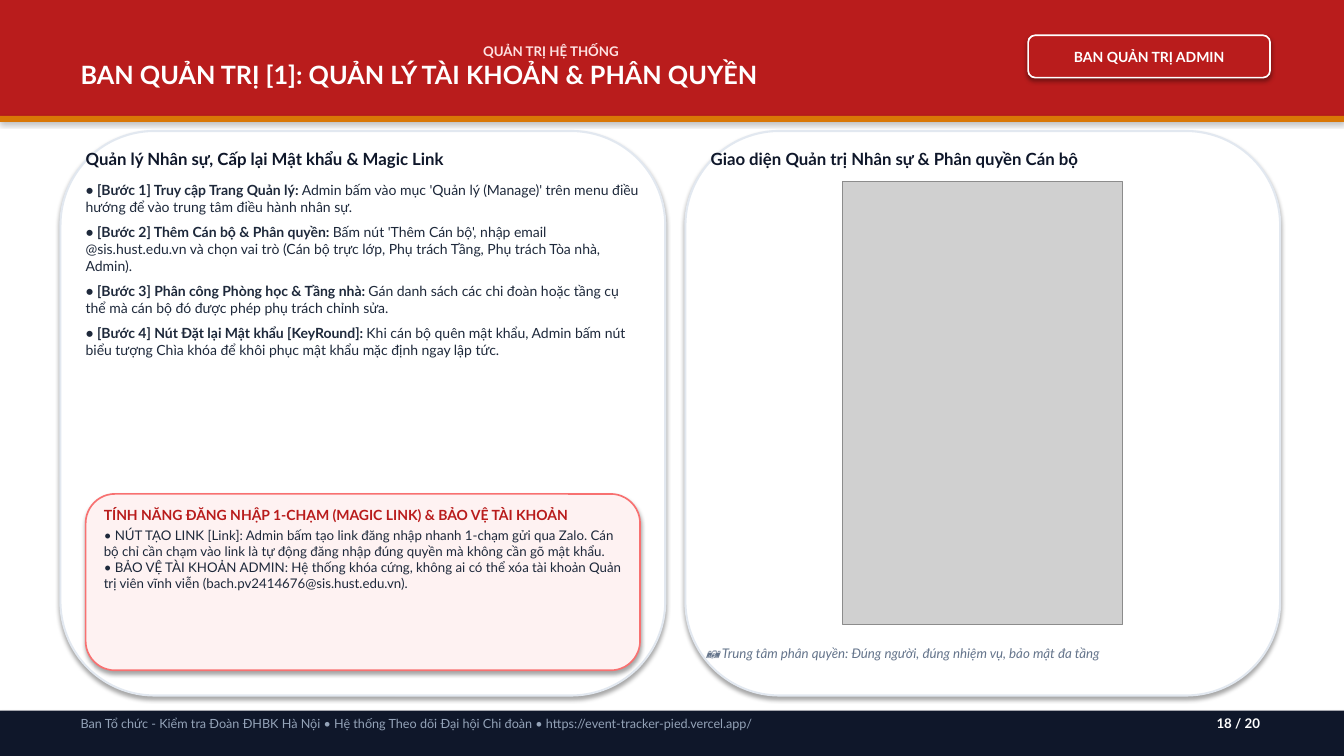
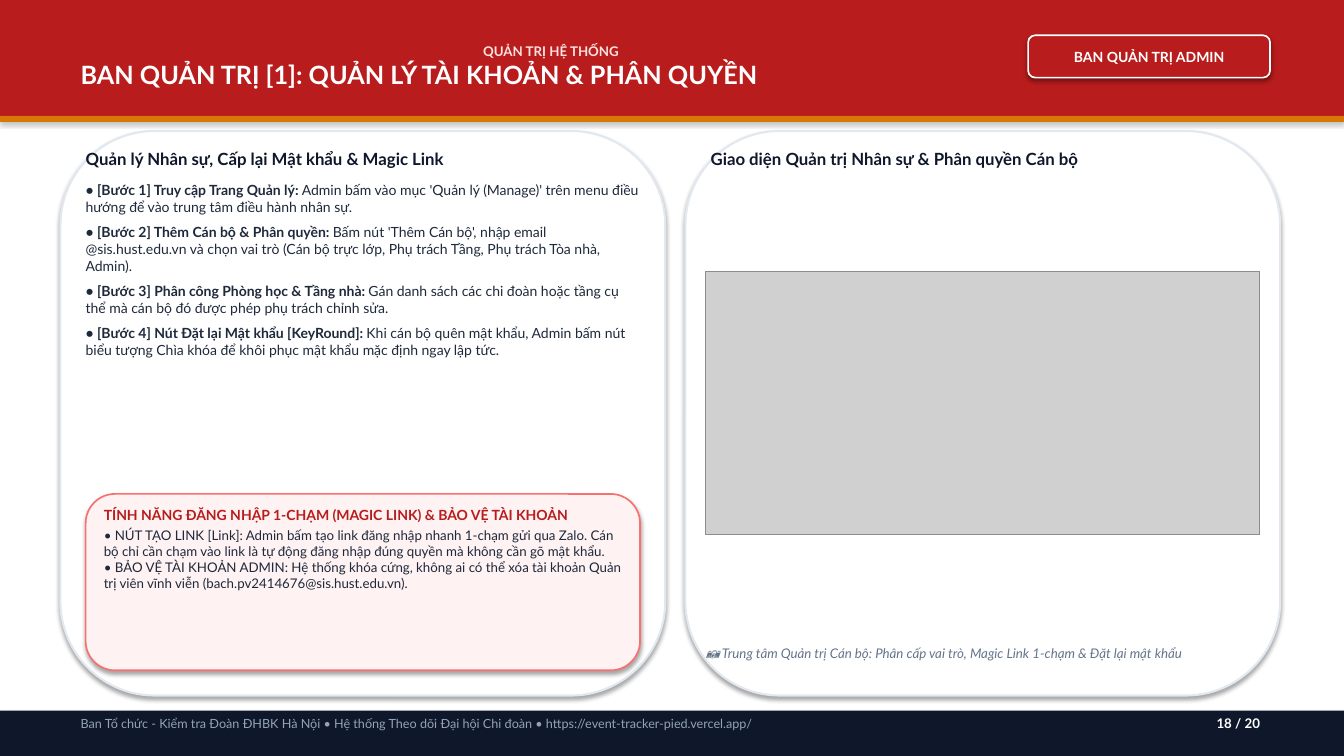
Before and after one commit to phamvietbach2006-max/Event-tracker, a slide deck: slide 18 of Huong_Dan_Su_Dung_He_Thong_Theo_Doi_Dai_Hoi.pptx. Drawn at 1344x756 pixels with LibreOffice and Linux fonts; fonts in the diff are those of the drawing; grey boxes stand for pictures. Boxes give left, top, right and bottom in pixels: in the first picture for what was removed or moved away, otherwise in the second. Text is boxed around its words. In the diff, an @@ line names an element or a change of style, - is before the commit and + after.

Commit message:
docs: audit and update presentation with crystal-clear live system screenshots

```diff
--- a/Huong_Dan_Su_Dung_He_Thong_Theo_Doi_Dai_Hoi.pptx
+++ b/Huong_Dan_Su_Dung_He_Thong_Theo_Doi_Dai_Hoi.pptx
@@ picture: place and size @@
-picture at box(843, 181, 1122, 625)
+picture at box(706, 271, 1260, 534)
@@ text at box(722, 647, 1182, 661): text changed @@
-📷 Trung tâm phân quyền: Đúng người, đúng nhiệm vụ, bảo mật đa tầng
+📷 Trung tâm Quản trị Cán bộ: Phân cấp vai trò, Magic Link 1-chạm & Đặt lại mật khẩu
```
Also in this commit, not shown: 13 other slides changed, 10 other files.
